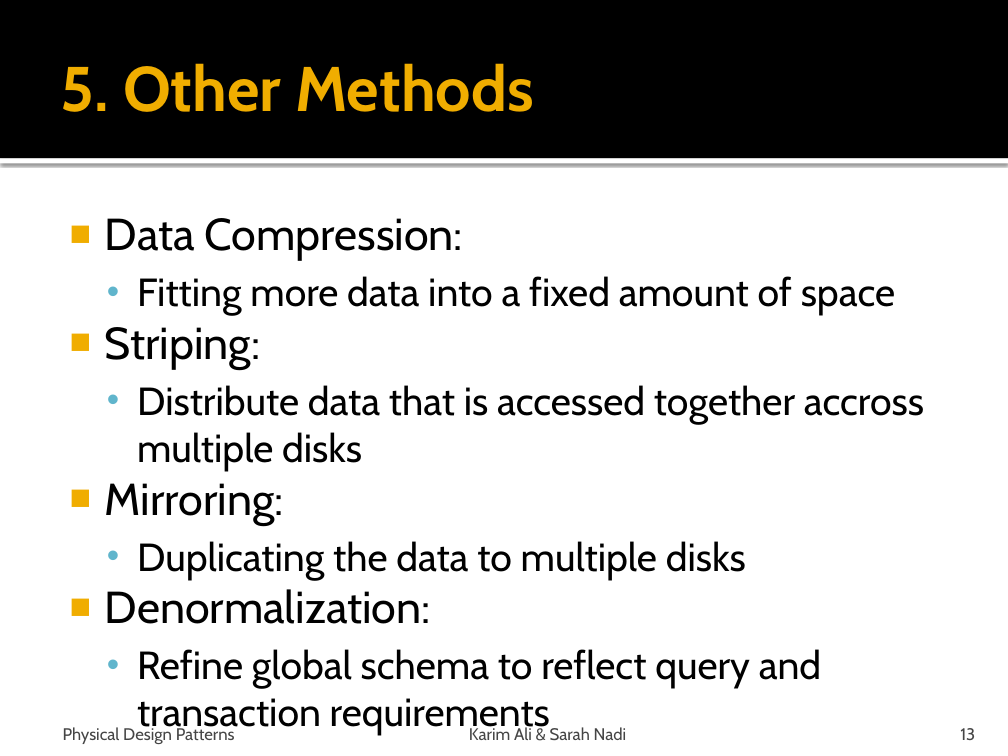
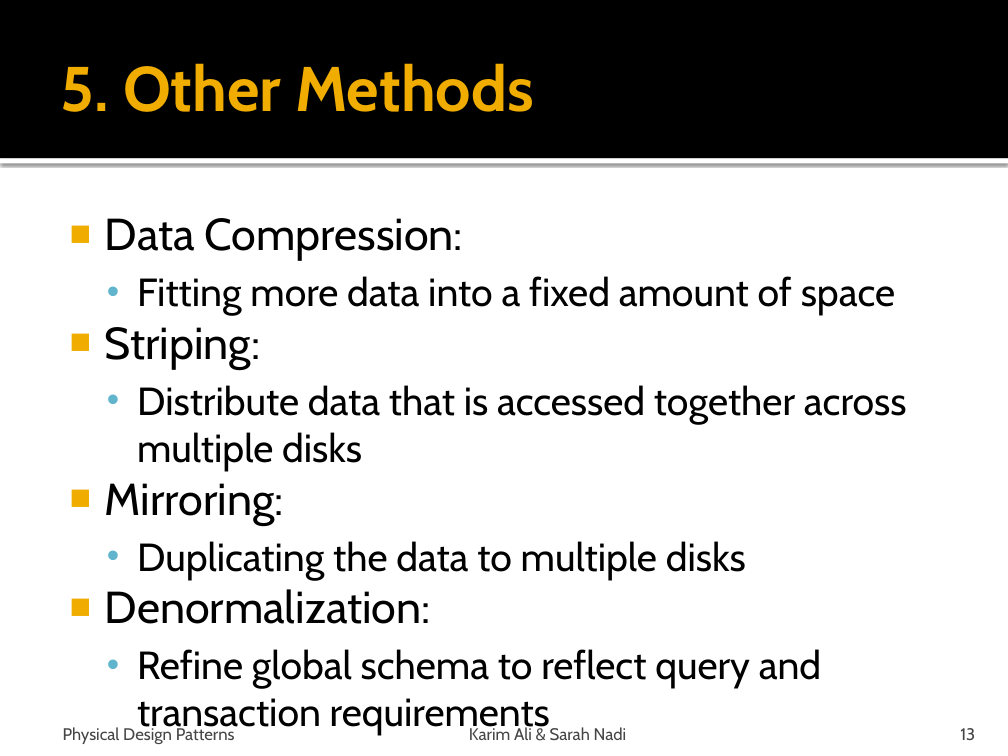
Before and after one commit to snadi/cs848-db, a slide deck: slide 13 of cs848-db/PhysDesignPres.pptx. Drawn at 1008x756 pixels with LibreOffice and Linux fonts; fonts in the diff are those of the drawing. Boxes give left, top, right and bottom in pixels: in the first picture for what was removed or moved away, otherwise in the second. Text is boxed around its words. In the diff, an @@ line names an element or a change of style, - is before the commit and + after.

```diff
--- a/cs848-db/PhysDesignPres.pptx
+++ b/cs848-db/PhysDesignPres.pptx
@@ text at bbox=[137, 385, 907, 472]: text changed @@
-  • Distribute data that is accessed together accross multiple disks
+  • Distribute data that is accessed together across multiple disks
```
Also in this commit, not shown: 10 other slides changed, 1 slide removed.
